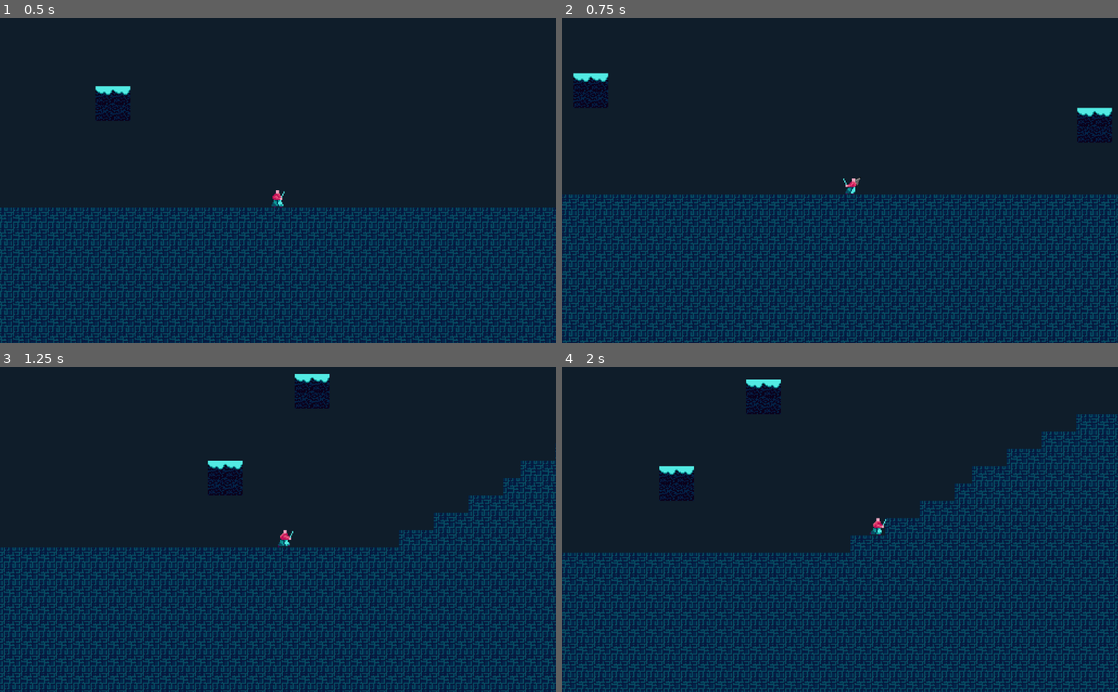
Above: before the commit, frames 1-4 (two rows, left to right).
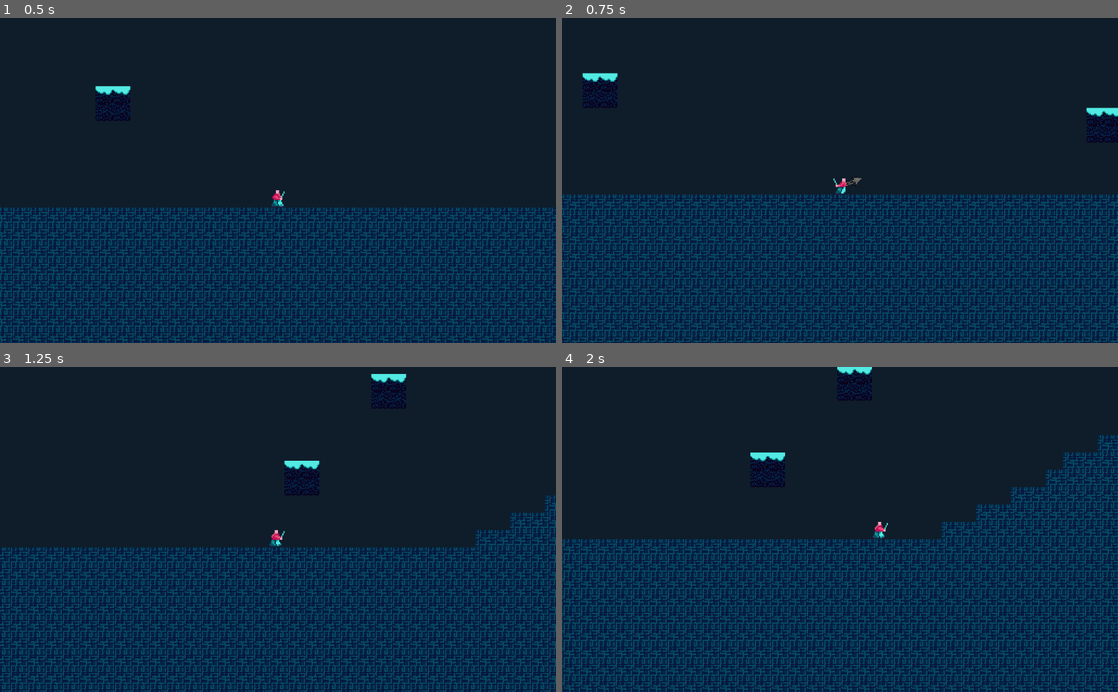
Above: after the commit, the same moments.

Repository: FalafelBeingOrg/test1
Game: Godot game, scene res://Level2.tscn
Same seed, same stepped clock (60 frames per second), same inputs: the game is played once before the commit and once after it.
Inputs (mouse positions are in pixels of both pictures, inside the frame that each line leads up to):
- Up to frame 1 (0.5 s): no input
- Up to frame 2 (0.75 s): move the mouse to (962, 164) at 0.52 s; hold D (move_right) from 0.53 s (still down); tap Shift (dash) at 0.6 s; click (962, 164) at 0.67 s
- Up to frame 3 (1.25 s): keep holding D (move_right); tap Space (jump) at 0.77 s
- Up to frame 4 (2 s): keep holding D (move_right); move the mouse to (728, 545) at 1.27 s; tap Shift (dash) at 1.35 s; tap Space (jump) at 1.52 s

Frame 1 is identical in both runs. In frame 2, 17% of the frame differs, in the area x 0-100%, y 16-100%; in frame 3, 19%; in frame 4, 27%, in the area x 0-100%, y 0-100%.

Commit message:
changed dashspeed

Diff:
--- a/Test1Code/Player.gd
+++ b/Test1Code/Player.gd
@@ -8,7 +8,7 @@
 const MAX_FALL_SPEED = 500
 const DASH_LENGTH = 10
 const DASH_COOLDOWN = 50
-const DASH_SPEED = 1000
+const DASH_SPEED = 700
 const CHAIN_PULL = 100
 const FRICTION_AIR = 0.95		# The friction while airborne
 const FRICTION_GROUND = 0.85
